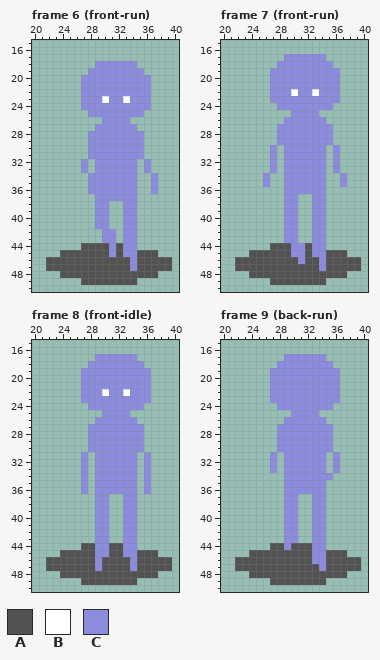
One commit to this pixel-art file: Concept/player.aseprite. Above, as it was before the edit.
64x64 pixels, 21 frames. Shown: frame 6 (front-run): x 20..40, y 15..50; frame 7 (front-run): x 20..40, y 15..50; frame 8 (front-idle): x 20..40, y 15..50; frame 9 (back-run): x 20..40, y 15..50. The commit also changed other frames, which this record leaves out.
Palette (. is transparent): A #525252  B #ffffff  C #8b8cde
After:
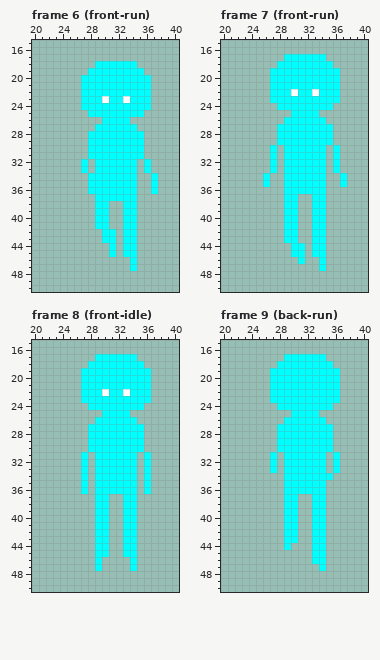
From old to new:
layer "new shadow" now hidden
Colour C changes from #8b8cde to #00ffff.
Frame 6 (front-run):
Colour A is removed in row 44 at x 27 to 30 and 32; in row 45 at x 24 to 30, 32 and 35 to 37; in rows 46 to 47 at x 22 to 33 and 35 to 39; in row 48 at x 24 to 37; in row 49 at x 27 to 34.
Frame 7 (front-run):
Colour A is removed in row 44 at x 27 to 29 and 32; in row 45 at x 24 to 29, 32 and 35 to 37; in row 46 at x 22 to 30, 32 to 33 and 35 to 39; in row 47 at x 22 to 33 and 35 to 39; in row 48 at x 24 to 37; in row 49 at x 27 to 34.
Frame 8 (front-idle):
Colour A is removed in row 44 at x 27 to 28 and 31 to 32; in row 45 at x 24 to 28, 31 to 32 and 35 to 37; in rows 46 to 47 at x 22 to 28, 30 to 33 and 35 to 39; in row 48 at x 24 to 37; in row 49 at x 27 to 34.
Frame 9 (back-run):
Colour A is removed in row 44 at x 27 to 28 and 30 to 32; in row 45 at x 24 to 32 and 35 to 37; in row 46 at x 22 to 32 and 35 to 39; in row 47 at x 22 to 33 and 35 to 39; in row 48 at x 24 to 37; in row 49 at x 27 to 34.
